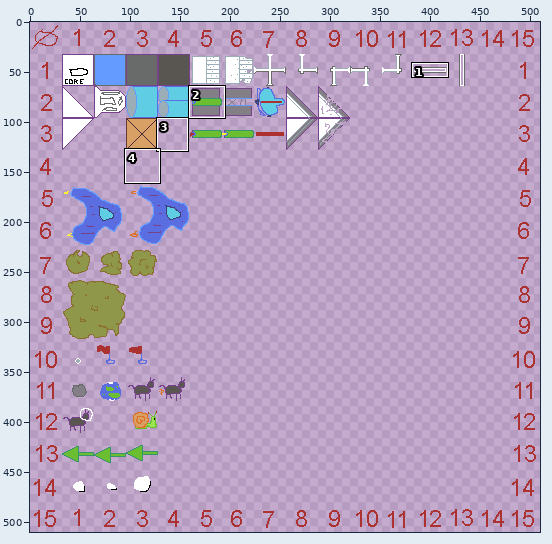
Sprite sheet, stored at src-deploy/public/ludumDare43/images/ship-001.png. The picture above shows the old version from afar; the outline marks the close-up.
Close-up. Earlier state:
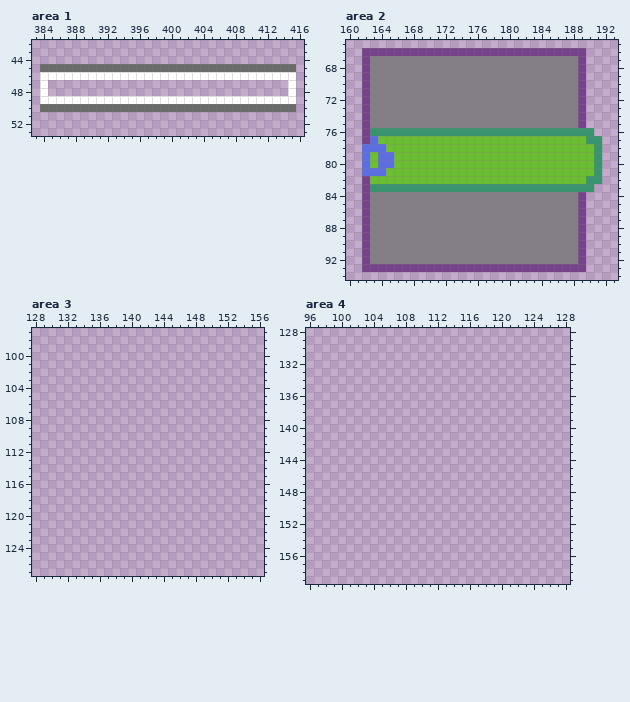
The file is 512x512 pixels. Pixels under 10% opacity are left out. Colours within 5 levels of each other are drawn and written as one. Shown: area 1: x 383..416, y 42..53; area 2: x 160..193, y 65..94; area 3: x 128..156, y 97..127; area 4: x 96..128, y 128..159. The wide view leaves out empty margins. The commit also changed other parts of the picture, which this record leaves out.
Now the later version:
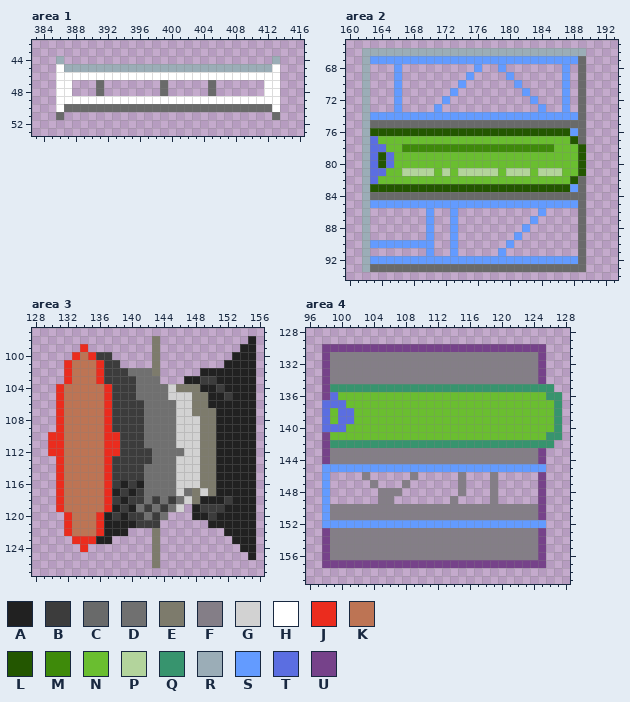
Palette (. is transparent): A #212121  B #3c3c3c  C #696a6a  D #707070  E #7d7b6c  F #847e87  G #d2d2d2  H #ffffff  J #eb2c1e  K #bd7454  L #235600  M #3e8a0a  N #6abe30  P #b3d49c  Q #37946e  R #9badb7  S #639bff  T #5b6ee1  U #76428a
Diff:
--- area 1
@@ x 383..416 @@
 43 ..................................
-44 ..................................
-45 .CCCCCCCCCCCCCCCCCCCCCCCCCCCCCCCC.
-46 .HHHHHHHHHHHHHHHHHHHHHHHHHHHHHHHH.
-47 .H..............................H.
-48 .H..............................H.
-49 .HHHHHHHHHHHHHHHHHHHHHHHHHHHHHHHH.
-50 .CCCCCCCCCCCCCCCCCCCCCCCCCCCCCCCC.
-51 ..................................
+44 ...R..........................R...
+45 ...HRRRRRRRRRRRRRRRRRRRRRRRRRRH...
+46 ...HHHHHHHHHHHHHHHHHHHHHHHHHHHH...
+47 ...HH...C.......C.....C......HH...
+48 ...HH...C.......C.....C......HH...
+49 ...HHHHHHHHHHHHHHHHHHHHHHHHHHHH...
+50 ...HCCCCCCCCCCCCCCCCCCCCCCCCCCH...
+51 ...C..........................C...
 52 ..................................
--- area 2
@@ x 160..193 @@
 65 ..................................
-66 ..UUUUUUUUUUUUUUUUUUUUUUUUUUUU....
-67 ..UFFFFFFFFFFFFFFFFFFFFFFFFFFU....
-68 ..UFFFFFFFFFFFFFFFFFFFFFFFFFFU....
-69 ..UFFFFFFFFFFFFFFFFFFFFFFFFFFU....
-70 ..UFFFFFFFFFFFFFFFFFFFFFFFFFFU....
-71 ..UFFFFFFFFFFFFFFFFFFFFFFFFFFU....
-72 ..UFFFFFFFFFFFFFFFFFFFFFFFFFFU....
-73 ..UFFFFFFFFFFFFFFFFFFFFFFFFFFU....
-74 ..UFFFFFFFFFFFFFFFFFFFFFFFFFFU....
-75 ..UFFFFFFFFFFFFFFFFFFFFFFFFFFU....
-76 ..UQQQQQQQQQQQQQQQQQQQQQQQQQQQQ...
-77 ..UTNNNNNNNNNNNNNNNNNNNNNNNNNNQQ..
-78 ..TTTNNNNNNNNNNNNNNNNNNNNNNNNNNQ..
-79 ..TNTTNNNNNNNNNNNNNNNNNNNNNNNNNQ..
-80 ..TNTTNNNNNNNNNNNNNNNNNNNNNNNNNQ..
-81 ..TTTNNNNNNNNNNNNNNNNNNNNNNNNNNQ..
-82 ..UNNNNNNNNNNNNNNNNNNNNNNNNNNNQQ..
-83 ..UQQQQQQQQQQQQQQQQQQQQQQQQQQQQ...
-84 ..UFFFFFFFFFFFFFFFFFFFFFFFFFFU....
-85 ..UFFFFFFFFFFFFFFFFFFFFFFFFFFU....
-86 ..UFFFFFFFFFFFFFFFFFFFFFFFFFFU....
-87 ..UFFFFFFFFFFFFFFFFFFFFFFFFFFU....
-88 ..UFFFFFFFFFFFFFFFFFFFFFFFFFFU....
-89 ..UFFFFFFFFFFFFFFFFFFFFFFFFFFU....
-90 ..UFFFFFFFFFFFFFFFFFFFFFFFFFFU....
-91 ..UFFFFFFFFFFFFFFFFFFFFFFFFFFU....
-92 ..UFFFFFFFFFFFFFFFFFFFFFFFFFFU....
-93 ..UUUUUUUUUUUUUUUUUUUUUUUUUUUU....
+66 ..RRRRRRRRRRRRRRRRRRRRRRRRRRRR....
+67 ..RSSSSSSSSSSSSSSSSSSSSSSSSSSC....
+68 ..R...S.........S..S.......S.C....
+69 ..R...S........S....S......S.C....
+70 ..R...S.......S......S.....S.C....
+71 ..R...S......S........S....S.C....
+72 ..R...S.....S..........S...S.C....
+73 ..R...S....S............S..S.C....
+74 ..RSSSSSSSSSSSSSSSSSSSSSSSSSSC....
+75 ..RCCCCCCCCCCCCCCCCCCCCCCCCCCC....
+76 ..RLLLLLLLLLLLLLLLLLLLLLLLLLSC....
+77 ..RTNNNNNNNNNNNNNNNNNNNNNNNNLC....
+78 ..RTTNNMMMMMMMMMMMMMMMMMMMNNNL....
+79 ..RTLTNNNNNNNNNNNNNNNNNNNNNNNL....
+80 ..RTLTNNNNNNNNNNNNNNNNNNNNNNNL....
+81 ..RTTNNPPPPNPNPPPPPNPPPNPPPNNL....
+82 ..RTNNNNNNNNNNNNNNNNNNNNNNNNLC....
+83 ..RLLLLLLLLLLLLLLLLLLLLLLLLLSC....
+84 ..RCCCCCCCCCCCCCCCCCCCCCCCCCCC....
+85 ..RSSSSSSSSSSSSSSSSSSSSSSSSSSC....
+86 ..R.......S..S..........S....C....
+87 ..R.......S..S.........S.....C....
+88 ..R.......S..S........S......C....
+89 ..R.......S..S.......S.......C....
+90 ..RSSSSSSSS..S......S........C....
+91 ..R.......S..S.....S.........C....
+92 ..RSSSSSSSSSSSSSSSSSSSSSSSSSSC....
+93 ..RCCCCCCCCCCCCCCCCCCCCCCCCCCC....
 94 ..................................
--- area 3
@@ x 128..156 @@
  97 .............................
- 98 .............................
- 99 .............................
-100 .............................
-101 .............................
-102 .............................
-103 .............................
-104 .............................
-105 .............................
-106 .............................
-107 .............................
-108 .............................
-109 .............................
-110 .............................
-111 .............................
-112 .............................
-113 .............................
-114 .............................
-115 .............................
-116 .............................
-117 .............................
-118 .............................
-119 .............................
-120 .............................
-121 .............................
-122 .............................
-123 .............................
-124 .............................
-125 .............................
-126 .............................
+ 98 ...............E...........A.
+ 99 ......J........E..........AA.
+100 .....JKJBB.....E.........AAA.
+101 ....JKKKJBB....E........AAAA.
+102 ....JKKKJBBBDDDE.....AAAAAAA.
+103 ....JKKKJBBBBDDD...AABBAAAAA.
+104 ...JKKKKKJBBBDDDDGEEEAABAAAA.
+105 ...JKKKKKJBBBDDDDGGGEEAABAAA.
+106 ...JKKKKKJBBBBDDDDGGEEAAAAAA.
+107 ...JKKKKKJBBBBDDDDGGEEEAAAAA.
+108 ...JKKKKKJBBBBDDDDGGGEEAAAAA.
+109 ...JKKKKKJBBBBDDDDGGGEEAAAAA.
+110 ..JJKKKKKJJBBBDDDDGGGEEAAAAA.
+111 ..JJKKKKKJJBBBDDDDGGGEEAAAAA.
+112 ..JJKKKKKJJBBBBDDDDGGEEAAAAA.
+113 ...JKKKKKJBBBBBDDDGGGEEAAAAA.
+114 ...JKKKKKJBBBBDDDDGGGEEAAAAA.
+115 ...JKKKKKJBBBBDDDDGGGEEAAAAA.
+116 ...JKKKKKJBABADDDDGGGEEAAAAA.
+117 ...JKKKKKJABABDDDDGDEGEAAAAA.
+118 ...JKKKKKJBABBDBDBDGEAAABAAA.
+119 ...JKKKKKJABADBDBDG.ABBBAAAA.
+120 ....JKKKJABABBDBD...AABAAAAA.
+121 ....JKKKJAAAABBB......AAAAAA.
+122 ....JKKKJAAA...E........AAAA.
+123 .....JJJAA.....E.........AAA.
+124 ......J........E..........AA.
+125 ...............E...........A.
+126 ...............E.............
 127 .............................
--- area 4
@@ x 96..128 @@
 129 .................................
-130 .................................
-131 .................................
-132 .................................
-133 .................................
-134 .................................
-135 .................................
-136 .................................
-137 .................................
-138 .................................
-139 .................................
-140 .................................
-141 .................................
-142 .................................
-143 .................................
-144 .................................
-145 .................................
-146 .................................
-147 .................................
-148 .................................
-149 .................................
-150 .................................
-151 .................................
-152 .................................
-153 .................................
-154 .................................
-155 .................................
-156 .................................
-157 .................................
+130 ..UUUUUUUUUUUUUUUUUUUUUUUUUUUU...
+131 ..UFFFFFFFFFFFFFFFFFFFFFFFFFFU...
+132 ..UFFFFFFFFFFFFFFFFFFFFFFFFFFU...
+133 ..UFFFFFFFFFFFFFFFFFFFFFFFFFFU...
+134 ..UFFFFFFFFFFFFFFFFFFFFFFFFFFU...
+135 ..UQQQQQQQQQQQQQQQQQQQQQQQQQQQQ..
+136 ..UTNNNNNNNNNNNNNNNNNNNNNNNNNNQQ.
+137 ..TTTNNNNNNNNNNNNNNNNNNNNNNNNNNQ.
+138 ..TNTTNNNNNNNNNNNNNNNNNNNNNNNNNQ.
+139 ..TNTTNNNNNNNNNNNNNNNNNNNNNNNNNQ.
+140 ..TTTNNNNNNNNNNNNNNNNNNNNNNNNNNQ.
+141 ..UNNNNNNNNNNNNNNNNNNNNNNNNNNNQQ.
+142 ..UQQQQQQQQQQQQQQQQQQQQQQQQQQQQ..
+143 ..UFFFFFFFFFFFFFFFFFFFFFFFFFFU...
+144 ..UFFFFFFFFFFFFFFFFFFFFFFFFFFU...
+145 ..SSSSSSSSSSSSSSSSSSSSSSSSSSSS...
+146 ..S....F.....F.....F...F.....U...
+147 ..S.....F...F......F...F.....U...
+148 ..S......FFF.......F...F.....U...
+149 ..S......FF.......F....F.....U...
+150 ..SFFFFFFFFFFFFFFFFFFFFFFFFFFU...
+151 ..SFFFFFFFFFFFFFFFFFFFFFFFFFFU...
+152 ..SSSSSSSSSSSSSSSSSSSSSSSSSSSS...
+153 ..UFFFFFFFFFFFFFFFFFFFFFFFFFFU...
+154 ..UFFFFFFFFFFFFFFFFFFFFFFFFFFU...
+155 ..UFFFFFFFFFFFFFFFFFFFFFFFFFFU...
+156 ..UFFFFFFFFFFFFFFFFFFFFFFFFFFU...
+157 ..UUUUUUUUUUUUUUUUUUUUUUUUUUUU...
 158 .................................
